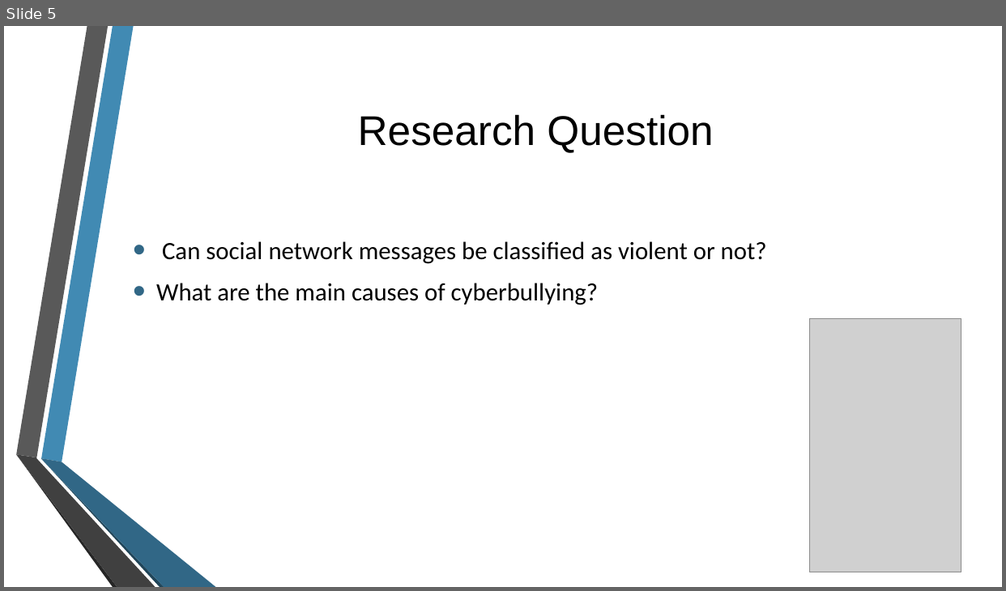
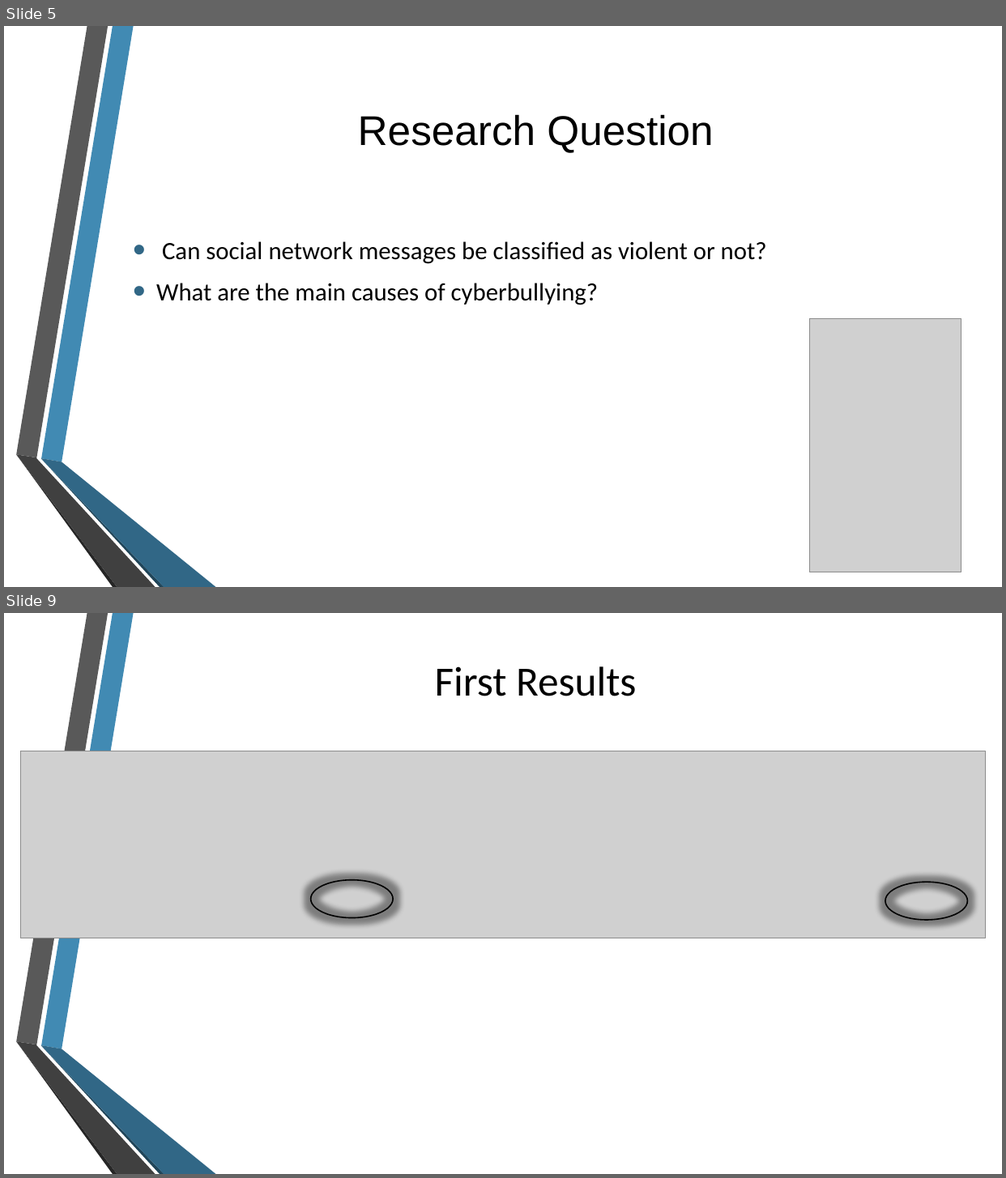
Before and after one commit to may-tal/nlpProject, a slide deck: CyberBullying.pptx. Shown one above the other, each under a label of ours: slide 5 before the commit, slides 5 and 9 after it; the slides between them are not shown. The pictures are 1006x591 and 1006x1178 pixels, drawn with LibreOffice and Linux fonts; fonts in the diff are those of the drawing; grey boxes stand for pictures; background and template pictures are left out. Boxes give left, top, right and bottom in pixels: in the first picture for what was removed or moved away, otherwise in the second. Text is boxed around its words. In the diff, an @@ line names an element or a change of style, - is before the commit and + after.

```diff
--- a/CyberBullying.pptx
+++ b/CyberBullying.pptx
@@ slide 9 added at (4, 613, 1002, 1174), background picture (left out); not listed: 6 template elements that a slide beside it also shows @@
@@ title added at (435, 666, 636, 696), 40 pt, text #000000 @@
+First Results
@@ picture added at (20, 751, 985, 938) @@
@@ ellipse added at (311, 880, 394, 918), outline #000000 1.25 pt @@
@@ ellipse added at (885, 882, 967, 920), outline #000000 1.25 pt @@
```
Also in this commit, not shown: 2 slides changed, 6 other slides added, 1 slide removed.
